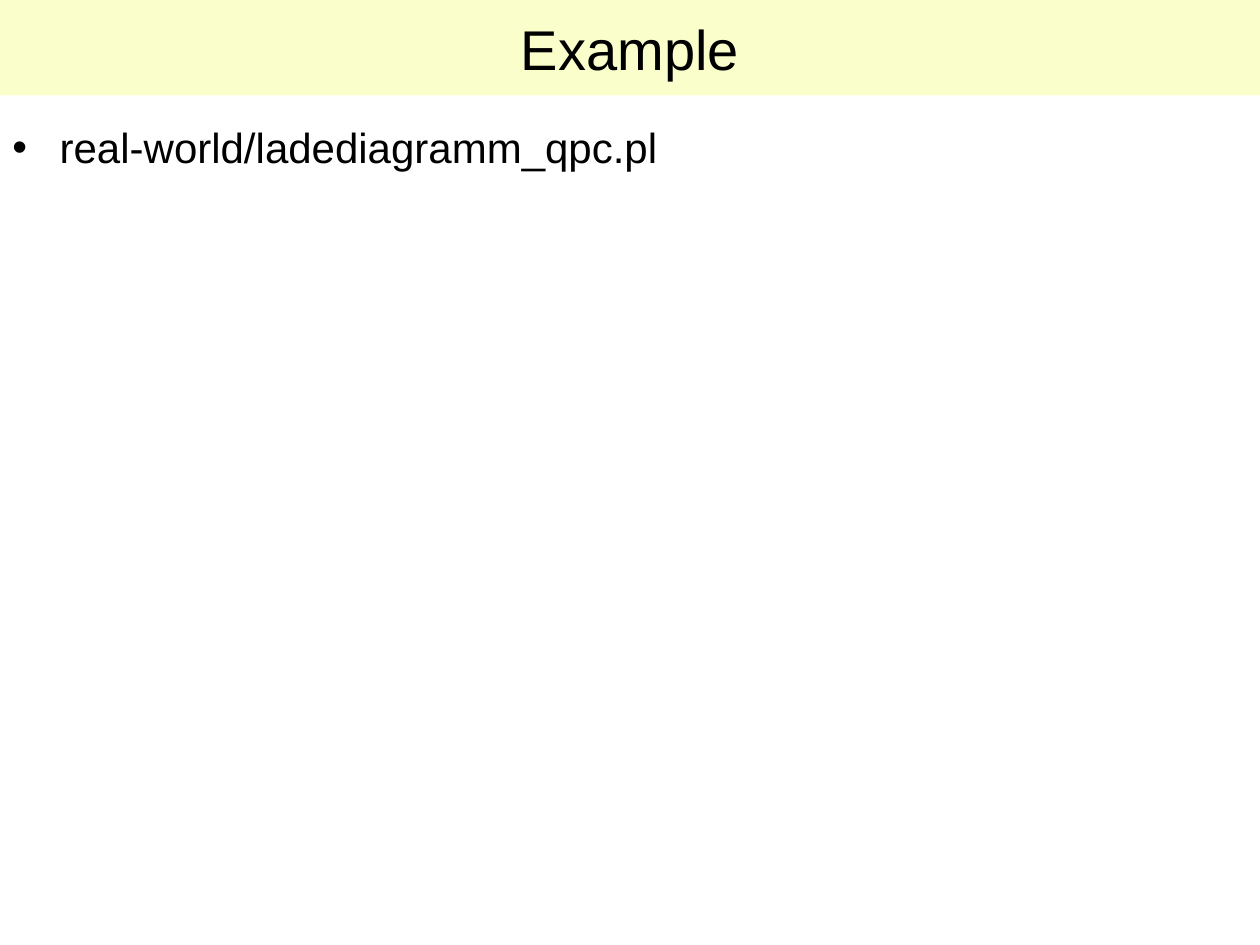
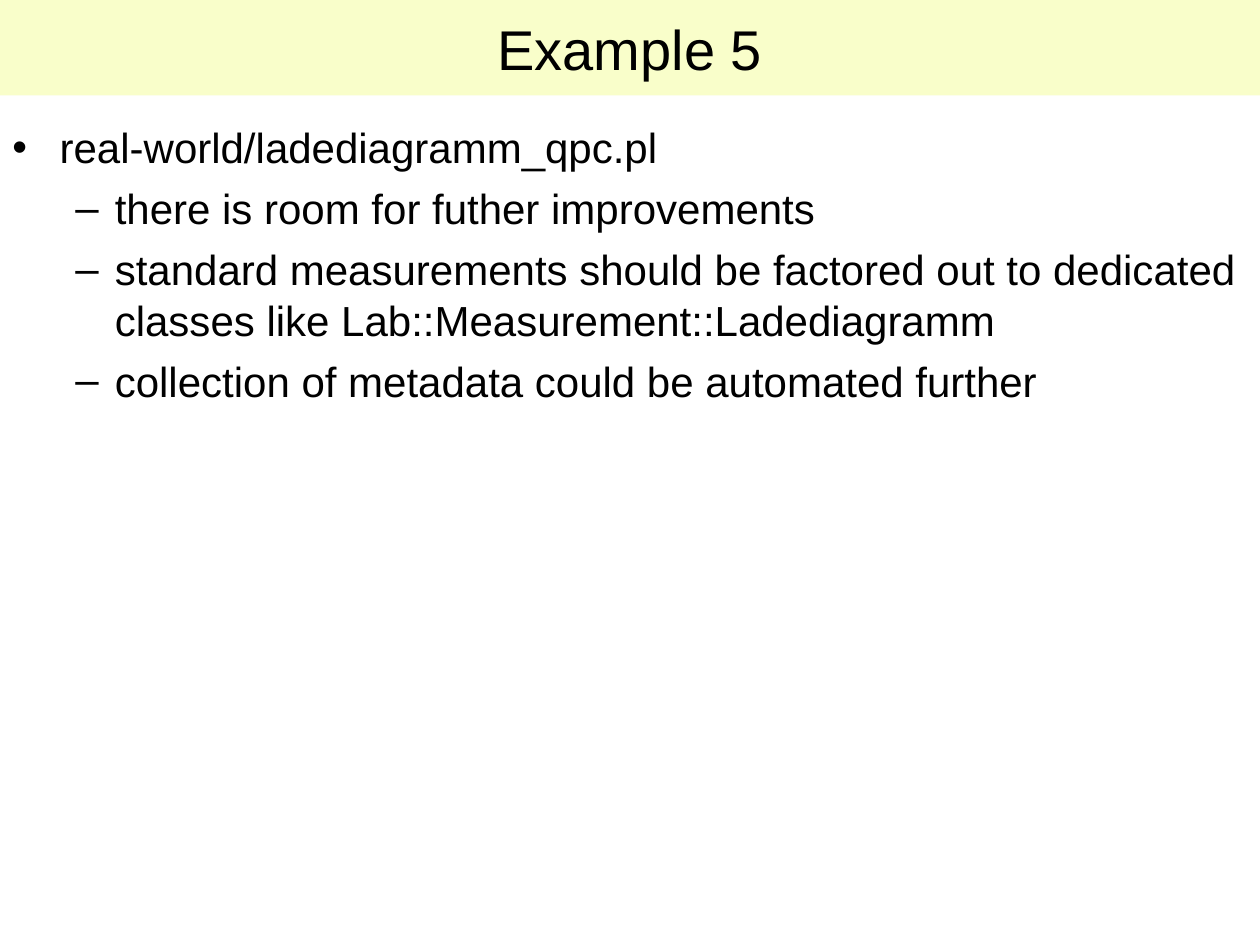
Before and after one commit to lab-measurement/Lab-Measurement, a slide deck: slide 14 of VISA/Tutorial/Talk/Lab-VISA.ppt (slide 13 before the commit). Drawn at 1260x945 pixels with LibreOffice and Linux fonts; fonts in the diff are those of the drawing. Boxes give left, top, right and bottom in pixels: in the first picture for what was removed or moved away, otherwise in the second. Text is boxed around its words. In the diff, an @@ line names an element or a change of style, - is before the commit and + after.

```diff
--- a/VISA/Tutorial/Talk/Lab-VISA.ppt
+++ b/VISA/Tutorial/Talk/Lab-VISA.ppt
@@ title at (498, 29, 762, 80): text changed @@
-Example
+Example 5
@@ text at (115, 193, 1235, 398): paragraphs added @@
+  – there is room for futher improvements
+  – standard measurements should be factored out to dedicated classes like Lab::Measurement::Ladediagramm
+  – collection of metadata could be automated further
```
Also in this commit, not shown: 5 other slides changed, 1 slide added, 1 other file.
